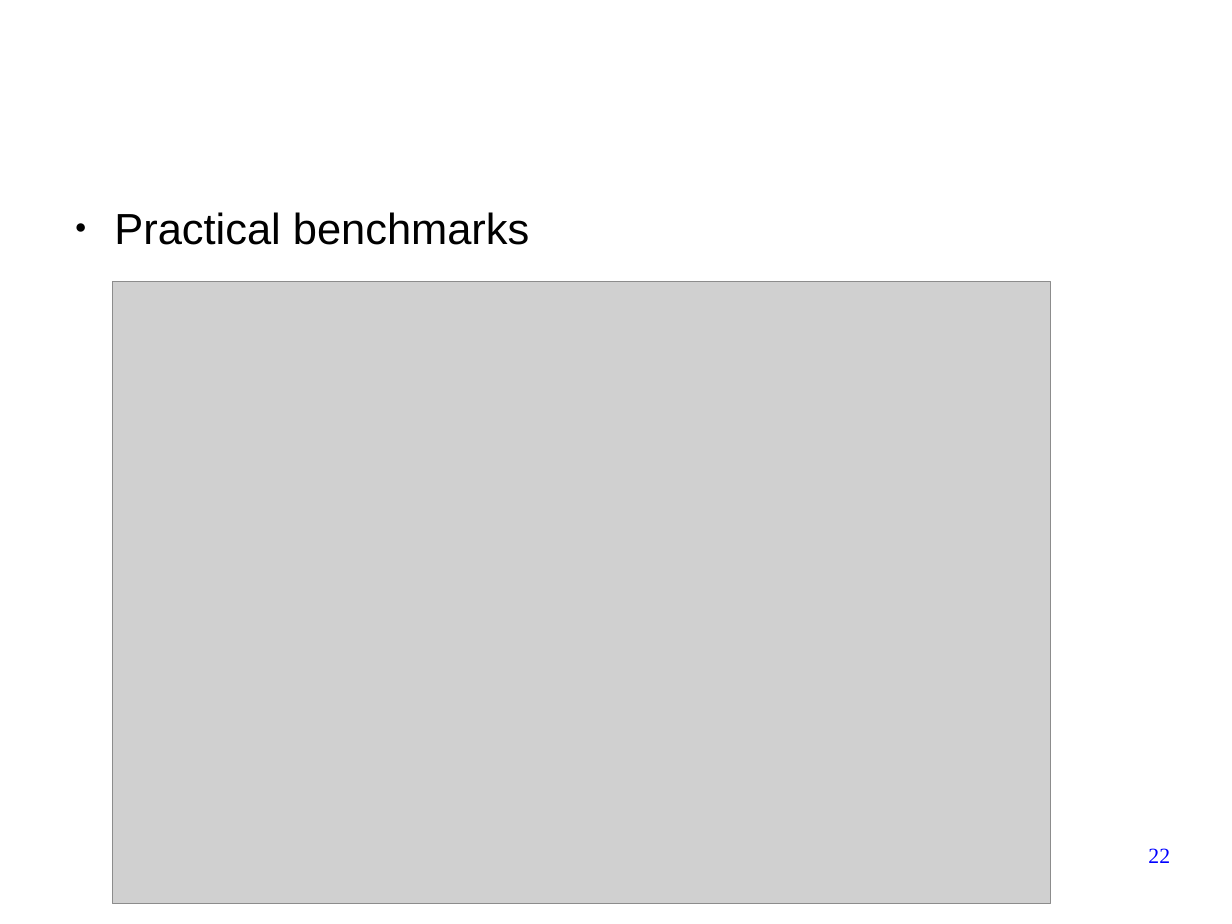
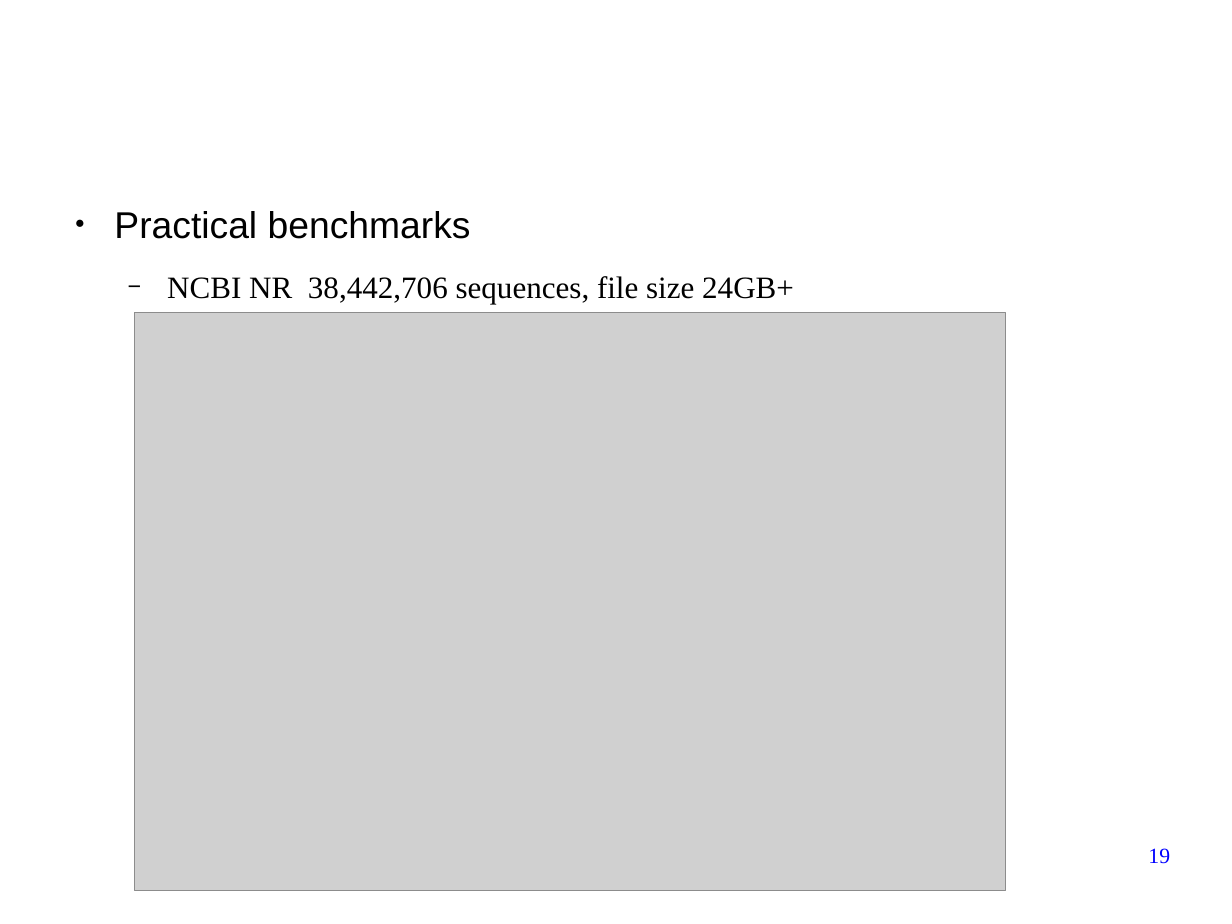
Before and after one commit to forestcheng/cudahmmsearch, a slide deck: slide 19 of thesis/thesisDefense.odp (slide 22 before the commit). Drawn at 1232x924 pixels with LibreOffice and Linux fonts; fonts in the diff are those of the drawing; grey boxes stand for pictures; background and template pictures are left out. Boxes give left, top, right and bottom in pixels: in the first picture for what was removed or moved away, otherwise in the second. Text is boxed around its words. In the diff, an @@ line names an element or a change of style, - is before the commit and + after.

```diff
--- a/thesis/thesisDefense.odp
+++ b/thesis/thesisDefense.odp
@@ text at (114, 211, 471, 239): size 28 to 24 pt in "Practical benchmarks" @@
@@ text at (167, 276, 794, 304): paragraph added @@
+  − NCBI NR 38,442,706 sequences, file size 24GB+
@@ picture: place and size @@
-picture at (112, 282, 1051, 904)
+picture at (134, 313, 1006, 891)
@@ page number at (1148, 848, 1170, 864): text changed @@
-22
+19
```
Also in this commit, not shown: 11 other slides changed, 1 slide removed.
